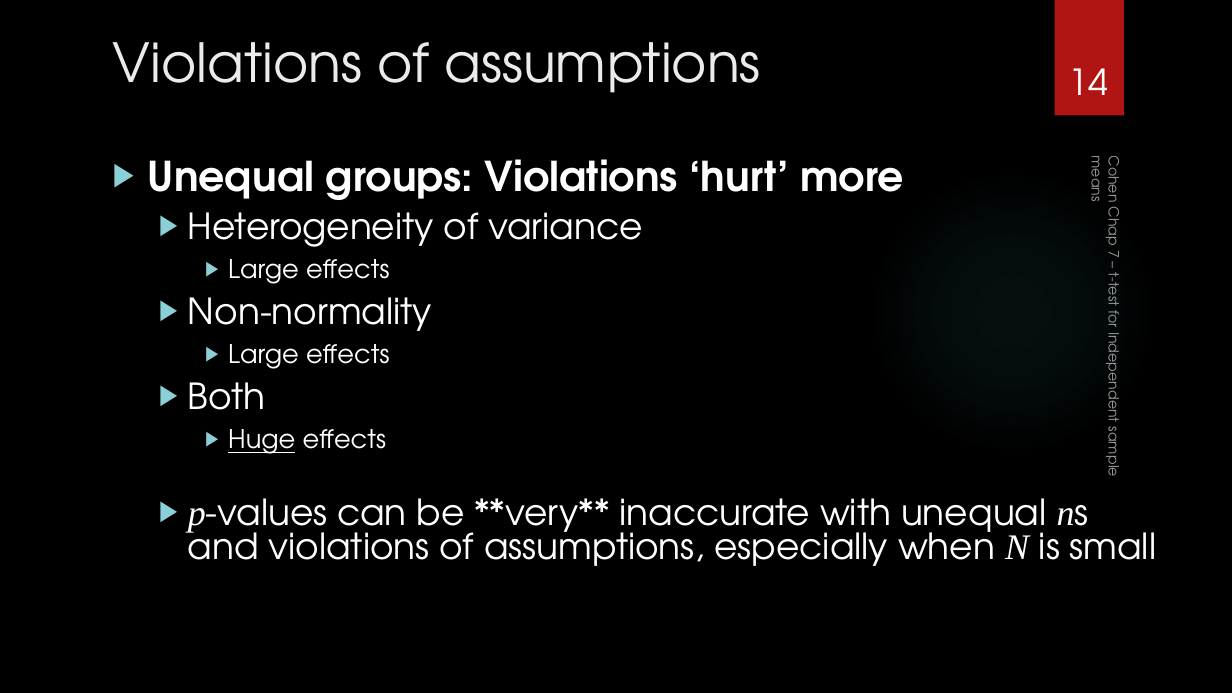
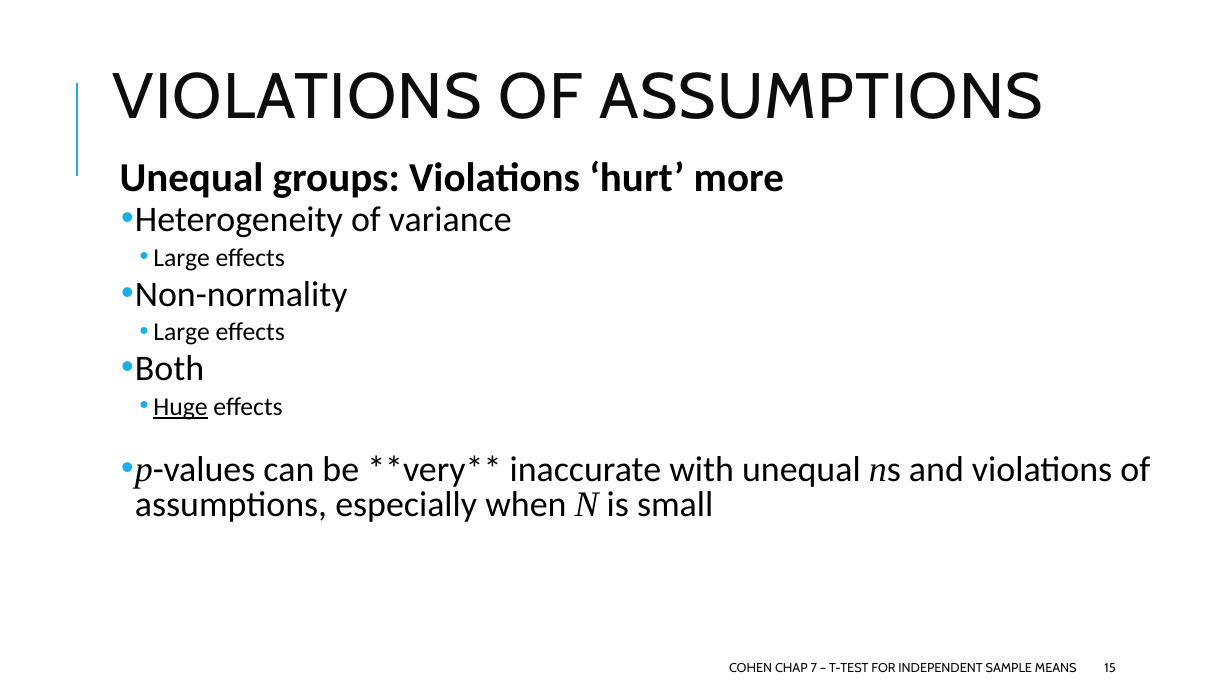
Before and after one commit to CEHS-research/PSY-6600_public, a slide deck: slide 15 of slides/ch7_t-test.pptx (slide 14 before the commit). Drawn at 1232x693 pixels with LibreOffice and Linux fonts; fonts in the diff are those of the drawing; background and template pictures are left out. Boxes give left, top, right and bottom in pixels: in the first picture for what was removed or moved away, otherwise in the second. Text is boxed around its words. In the diff, an @@ line names an element or a change of style, - is before the commit and + after.

```diff
--- a/slides/ch7_t-test.pptx
+++ b/slides/ch7_t-test.pptx
@@ background picture (left out) to #FFFFFF @@
@@ title "VIOLATIONS OF ASSUMPTIONS" at [113,72,1044,119]: vertical alignment top to middle @@
@@ rectangle removed at [1055,0,1124,116] @@
@@ line added from (77, 176) to (77, 83), #1CADE4 1.5 pt @@
@@ title at [113,72,1044,119]: text changed; size 42 to 50 pt; font TeX Gyre Adventor to Cabin; text colour #EBEBEB to #0D0D0D @@
-Violations of assumptions
+VIOLATIONS OF ASSUMPTIONS
@@ page number removed at [1069,68,1109,95] @@
-14
@@ text "Unequal groups: Violations ‘hurt’ more" at [120,161,1150,522]: font TeX Gyre Adventor to Calibri, text colour #FFFFFF to #000000; bullet ▶ to  ; more space between paragraphs; bullet colour #8AD0D6 to #1CADE4; bullet ▶ to •; less space between paragraphs @@
@@ ellipse removed at [870,169,1154,454] @@
@@ text "COHEN CHAP 7 – T-TEST ..." at [729,663,1077,672]: vertical alignment bottom to middle; rotation 90 to 0 degrees @@
@@ text at [729,663,1077,672]: text changed; size 11 to 10 pt; font TeX Gyre Adventor to Cabin; text colour #FFFFFF at 60% opacity to #0D0D0D @@
-Cohen Chap 7 – t-test for Independent sample means
+COHEN CHAP 7 – T-TEST FOR INDEPENDENT SAMPLE MEANS
@@ page number added at [1104,663,1115,672], 10 pt, text #0D0D0D @@
+15
```
Also in this commit, not shown: 18 other slides changed, 2 slides added, 1 slide removed, 7 other files.
